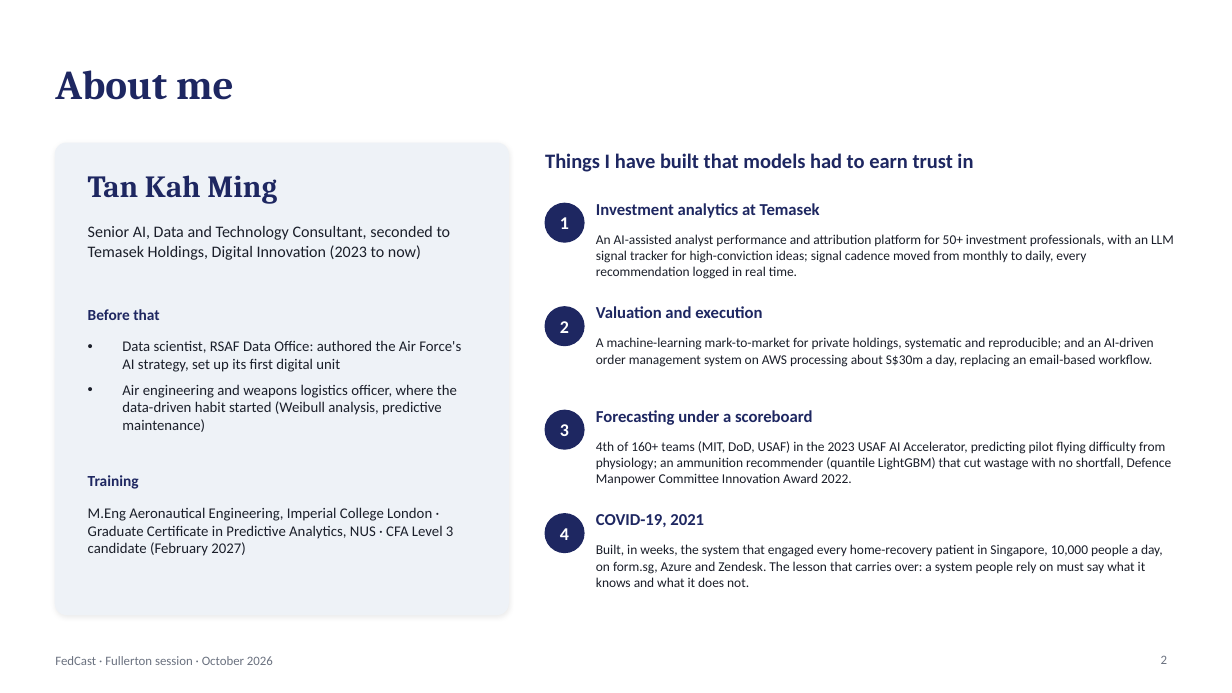
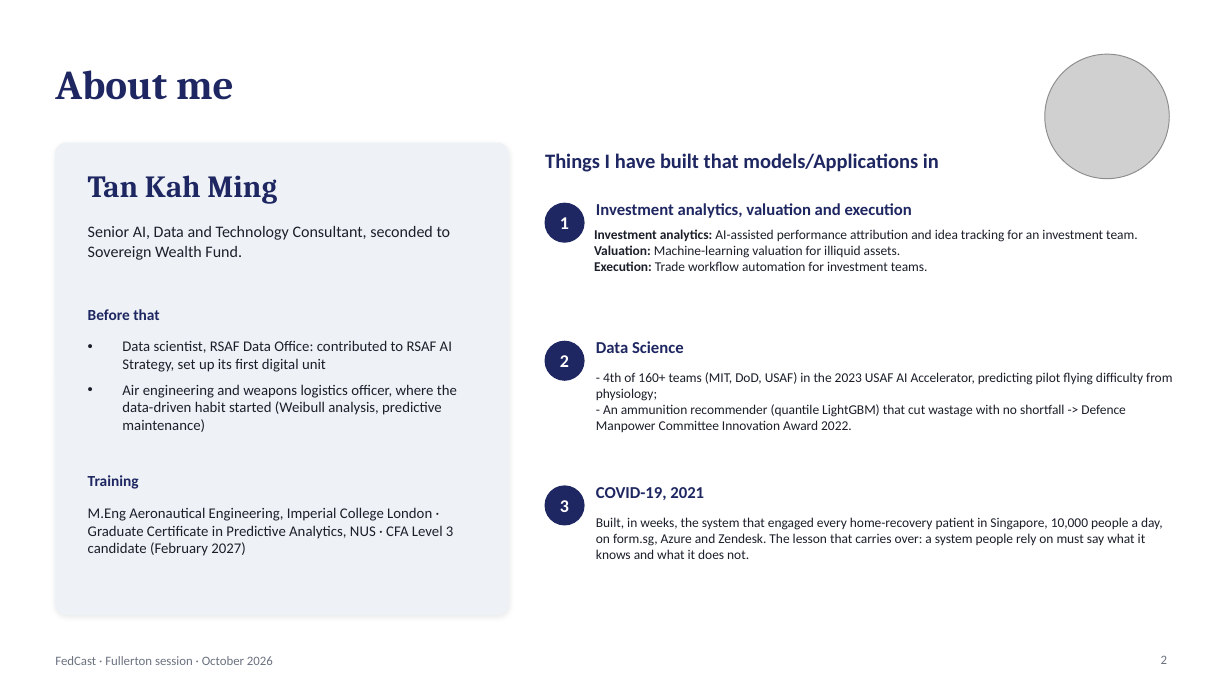
Before and after one commit to kmt112/fed-forecast, a slide deck: slide 2 of docs/FedCast_Fullerton.pptx. Drawn at 1232x693 pixels with LibreOffice and Linux fonts; fonts in the diff are those of the drawing; grey boxes stand for pictures. Boxes give left, top, right and bottom in pixels: in the first picture for what was removed or moved away, otherwise in the second. Text is boxed around its words. In the diff, an @@ line names an element or a change of style, - is before the commit and + after.

```diff
--- a/docs/FedCast_Fullerton.pptx
+++ b/docs/FedCast_Fullerton.pptx
@@ picture added at (x1=1045, y1=55, x2=1170, y2=179) @@
@@ text at (x1=545, y1=153, x2=939, y2=172): text changed @@
-Things I have built that models had to earn trust in
+Things I have built that models/Applications in
@@ text at (x1=596, y1=203, x2=912, y2=218): text changed @@
-Investment analytics at Temasek
+Investment analytics, valuation and execution
@@ text at (x1=88, y1=226, x2=451, y2=260): text changed @@
-Senior AI, Data and Technology Consultant, seconded to Temasek Holdings, Digital Innovation (2023 to now)
+Senior AI, Data and Technology Consultant, seconded to Sovereign Wealth Fund.
@@ text at (x1=594, y1=229, x2=1138, y2=271): text changed @@
-An AI-assisted analyst performance and attribution platform for 50+ investment professionals, with an LLM signal tracker for high-conviction ideas; signal cadence moved from monthly to daily, every recommendation logged in real time.
+Investment analytics: AI-assisted performance attribution and idea tracking for an investment team.
+Valuation: Machine-learning valuation for illiquid assets.
+Execution: Trade workflow automation for investment teams.
@@ ellipse removed at (x1=545, y1=307, x2=584, y2=346) @@
@@ text removed at (x1=596, y1=306, x2=762, y2=318) @@
-Valuation and execution
@@ text at (x1=122, y1=340, x2=452, y2=372): text changed @@
-• Data scientist, RSAF Data Office: authored the Air Force's AI strategy, set up its first digital unit
+• Data scientist, RSAF Data Office: contributed to RSAF AI Strategy, set up its first digital unit
@@ ellipse moved from (x1=545, y1=410, x2=584, y2=449) to (x1=545, y1=341, x2=584, y2=380) @@
@@ text "2" moved from (x1=560, y1=321, x2=569, y2=333) to (x1=560, y1=355, x2=569, y2=367) @@
@@ text at (x1=596, y1=341, x2=684, y2=353): text changed @@
-Forecasting under a scoreboard
+Data Science
@@ text removed at (x1=596, y1=337, x2=1154, y2=367) @@
-A machine-learning mark-to-market for private holdings, systematic and reproducible; and an AI-driven order management system on AWS processing about S$30m a day, replacing an email-based workflow.
@@ text at (x1=596, y1=372, x2=1172, y2=432): text changed @@
-4th of 160+ teams (MIT, DoD, USAF) in the 2023 USAF AI Accelerator, predicting pilot flying difficulty from physiology; an ammunition recommender (quantile LightGBM) that cut wastage with no shortfall, Defence Manpower Committee Innovation Award 2022.
+- 4th of 160+ teams (MIT, DoD, USAF) in the 2023 USAF AI Accelerator, predicting pilot flying difficulty from physiology;
+- An ammunition recommender (quantile LightGBM) that cut wastage with no shortfall -> Defence Manpower Committee Innovation Award 2022.
@@ ellipse moved from (x1=545, y1=514, x2=584, y2=553) to (x1=545, y1=486, x2=584, y2=525) @@
@@ text "3" moved from (x1=560, y1=424, x2=569, y2=436) to (x1=560, y1=500, x2=569, y2=512) @@
@@ text "COVID-19, 2021" moved from (x1=596, y1=514, x2=704, y2=527) to (x1=596, y1=487, x2=704, y2=500) @@
@@ text removed at (x1=560, y1=528, x2=569, y2=540) @@
-4
@@ text "Built, in weeks, the system ..." moved from (x1=596, y1=544, x2=1163, y2=587) to (x1=596, y1=517, x2=1163, y2=559) @@
```
Also in this commit, not shown: 1 other slide changed, 3 other files.
